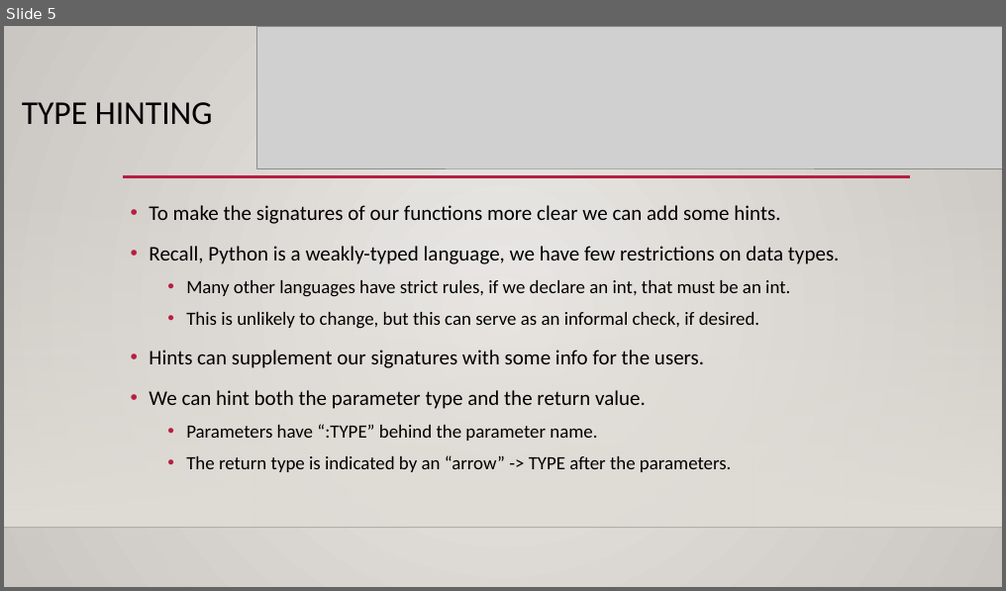
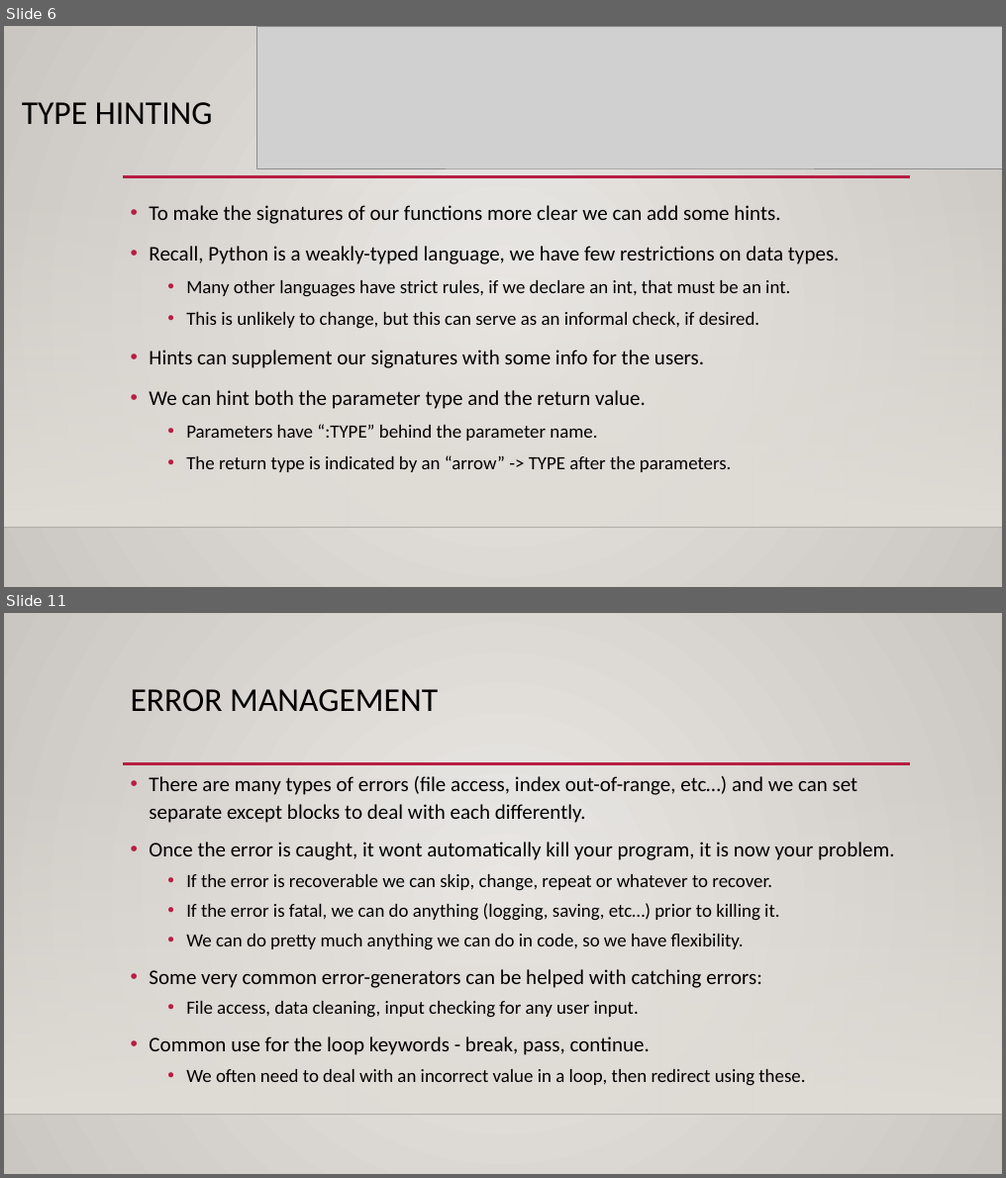
Before and after one commit to okohnkay/Programming_Basics_for_ML, a slide deck: course_material/slides/012_algo_interface_errors.pptx. Shown one above the other, each under a label of ours: slide 5 before the commit, slides 6 and 11 after it; the slides between them are not shown. The pictures are 1006x591 and 1006x1178 pixels, drawn with LibreOffice and Linux fonts; fonts in the diff are those of the drawing; grey boxes stand for pictures; background and template pictures are left out. Boxes give left, top, right and bottom in pixels: in the first picture for what was removed or moved away, otherwise in the second. Text is boxed around its words. In the diff, an @@ line names an element or a change of style, - is before the commit and + after.

```diff
--- a/course_material/slides/012_algo_interface_errors.pptx
+++ b/course_material/slides/012_algo_interface_errors.pptx
@@ slide 11 added at [4, 613, 1002, 1174], background gradient #ECEAE7 to #CAC7C1; not listed: 3 template elements that a slide beside it also shows @@
@@ title added at [131, 689, 438, 712], 32 pt, text #000000 @@
+ERROR MANAGEMENT
@@ text added at [149, 776, 895, 1086], 18 pt, text #000000 @@
+• There are many types of errors (file access, index out-of-range, etc…) and we can set separate except blocks to deal with each differently.
+• Once the error is caught, it wont automatically kill your program, it is now your problem.
+  • If the error is recoverable we can skip, change, repeat or whatever to recover.
+  • If the error is fatal, we can do anything (logging, saving, etc…) prior to killing it.
+  • We can do pretty much anything we can do in code, so we have flexibility.
+• Some very common error-generators can be helped with catching errors:
+  • File access, data cleaning, input checking for any user input.
+• Common use for the loop keywords - break, pass, continue.
+  • We often need to deal with an incorrect value in a loop, then redirect using these.
@@ what was slide 5 is now slide 6 @@
```
Also in this commit, not shown: 2 slides changed, 6 other slides added, 1 slide removed, 2 other files.
